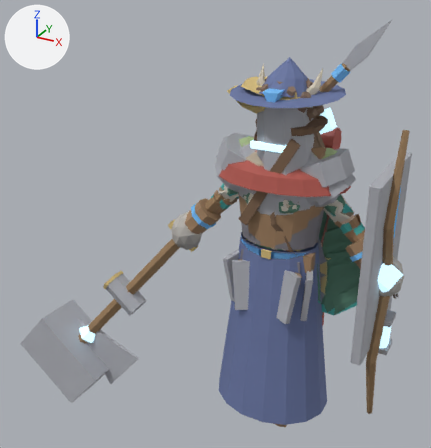
The Blender file art/creator/humanoid_slim/humanoid_slim_feminine.blend, before and after one commit.
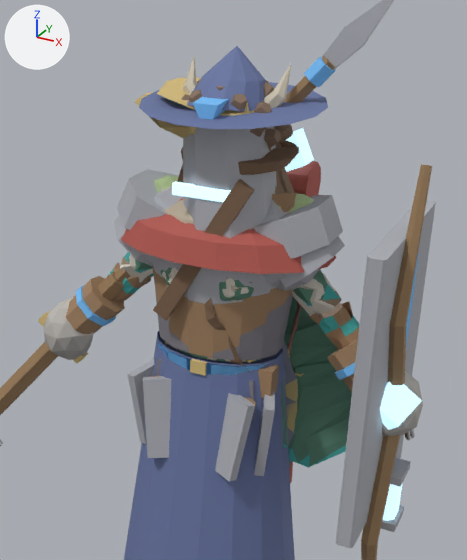
Each version appears first whole from a 50 mm lens placed at (1.05, -2.58, 2.35), pointed at (-0.42, 0.1, 1.01), and next in a close-up on the part from 34% to 100% of the width and 6% to 83% of the height. The axes (+X, +Y, +Z) are drawn at upper left. The lights are the same throughout. The first two pictures are the older version.

Before the edit, the objects in view are built like this:
```python
me_part_arms_stone_fists = bpy.data.meshes.new('part.arms.stone_fists')
me_part_arms_stone_fists.from_pydata(...)  # 480 vertices, 160 faces; spans x -0.634..0.634, y -0.109..0.082, z 0.875..1.095
me_part_arms_stone_fists.materials.append(mat_cloth)
me_part_head_crown = bpy.data.meshes.new('part.head.crown')
me_part_head_crown.from_pydata(...)  # 80 vertices, 64 faces; spans x -0.224..0.164, y -0.133..0.176, z 1.71..1.834
# faces by material slot: [58, 6]
me_part_head_crown.materials.append(mat_metal)
me_part_head_crown.materials.append(mat_emissive)
me_part_shoulders_ranger_cloak = bpy.data.meshes.new('part.shoulders.ranger_cloak')
me_part_shoulders_ranger_cloak.from_pydata(...)  # 779 vertices, 1145 faces; spans x -0.094..0.533, y -0.084..0.235, z 0.641..1.608
me_part_shoulders_ranger_cloak.materials.append(mat_cloth)
ob_part_arms_stone_fists = bpy.data.objects.new('part.arms.stone_fists', me_part_arms_stone_fists)
ob_part_arms_stone_fists.location = (0.0, 0.0, 0.0)
ob_part_head_crown = bpy.data.objects.new('part.head.crown', me_part_head_crown)
ob_part_head_crown.location = (0.0, 0.0, 0.0)
ob_part_shoulders_ranger_cloak = bpy.data.objects.new('part.shoulders.ranger_cloak', me_part_shoulders_ranger_cloak)
ob_part_shoulders_ranger_cloak.location = (0.0, 0.0, 0.0)
# also in view: 'part.shoulders.slabs' at (0.0, 0.01, 1.41); 'part.torso.ranger_tunic' at (0.0, 0.0, 1.14); 'part.back.long_coat' at (0.0, 0.02, 1.03); 'part.head.circlet' at (-0.08, 0.01, 1.74); 'part.waist.tassets' at (0.0, -0.03, 0.87)
```
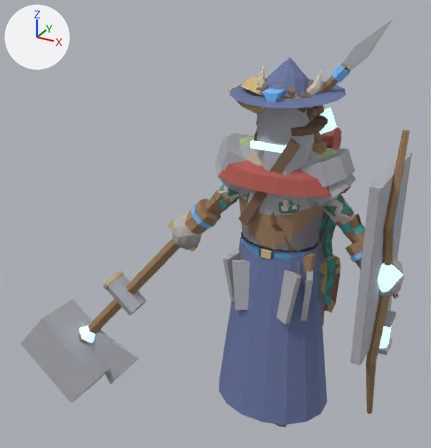
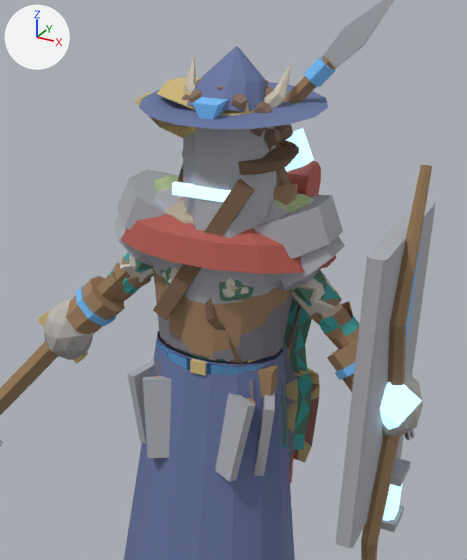
Where the change shows, as pixel boxes (x1, y1, x2, y2) in the close-ups (467 x 560 px; the box of a moved part takes in the faces that stretch with it):
'part.shoulders.ranger_cloak', reshaped
    before: (272, 193, 352, 468)
    after: (273, 184, 312, 450)
part 1 of me_part_shoulders_ranger_cloak, rebuilt
    before: (284, 297, 352, 467)
    after: (284, 297, 307, 422)
part 2 of me_part_shoulders_ranger_cloak, rebuilt
    before: (272, 193, 296, 213)
    after: (273, 184, 298, 205)
part 3 of me_part_shoulders_ranger_cloak, deleted (mostly hidden)
    before: (298, 445, 346, 468)
part 4 of me_part_shoulders_ranger_cloak, moved or reshaped (mostly hidden before)
    before: (288, 449, 298, 463)
    after: (287, 305, 312, 450)

Patch to the scene script:
```diff
--- a/art/creator/humanoid_slim/humanoid_slim_feminine.blend.py
+++ b/art/creator/humanoid_slim/humanoid_slim_feminine.blend.py
@@ me_part_shoulders_ranger_cloak @@
 # used by ob_part_shoulders_ranger_cloak; location = (0.0, 0.0, 0.0)
-me_part_shoulders_ranger_cloak.from_pydata(...)  # 779 vertices, 1145 faces; spans x -0.094..0.533, y -0.084..0.235, z 0.641..1.608
+me_part_shoulders_ranger_cloak.from_pydata(...)  # 646 vertices, 961 faces; spans x -0.097..0.272, y -0.078..0.188, z 0.676..1.607
+# me_part_shoulders_ranger_cloak part 1: the loose piece of 428 vertices spanning x -0.076..0.533, y -0.028..0.235, z 0.641..1.587 is rebuilt with 314 vertices and now spans x -0.089..0.253, y -0.01..0.188, z 0.682..1.589
+# me_part_shoulders_ranger_cloak part 2: the loose piece of 51 vertices spanning x 0.044..0.222, y -0.068..0.009, z 1.443..1.57 is rebuilt with 46 vertices and now spans x 0.047..0.215, y -0.062..0.027, z 1.456..1.589
+# me_part_shoulders_ranger_cloak part 3: 13 loose pieces with 112 vertices, spanning x -0.033..0.533, y 0.069..0.235, z 0.641..1.383, are deleted
+# me_part_shoulders_ranger_cloak part 4: 129 vertices removed from x -0.094..0.343, y -0.084..0.166, z 0.648..1.582; 215 vertices added at x -0.097..0.272, y -0.078..0.188, z 0.676..1.551
+# other edits to the shape of me_part_shoulders_ranger_cloak do not show in these pictures
 me_part_shoulders_ranger_cloak.materials.append(mat_cloth)
```
